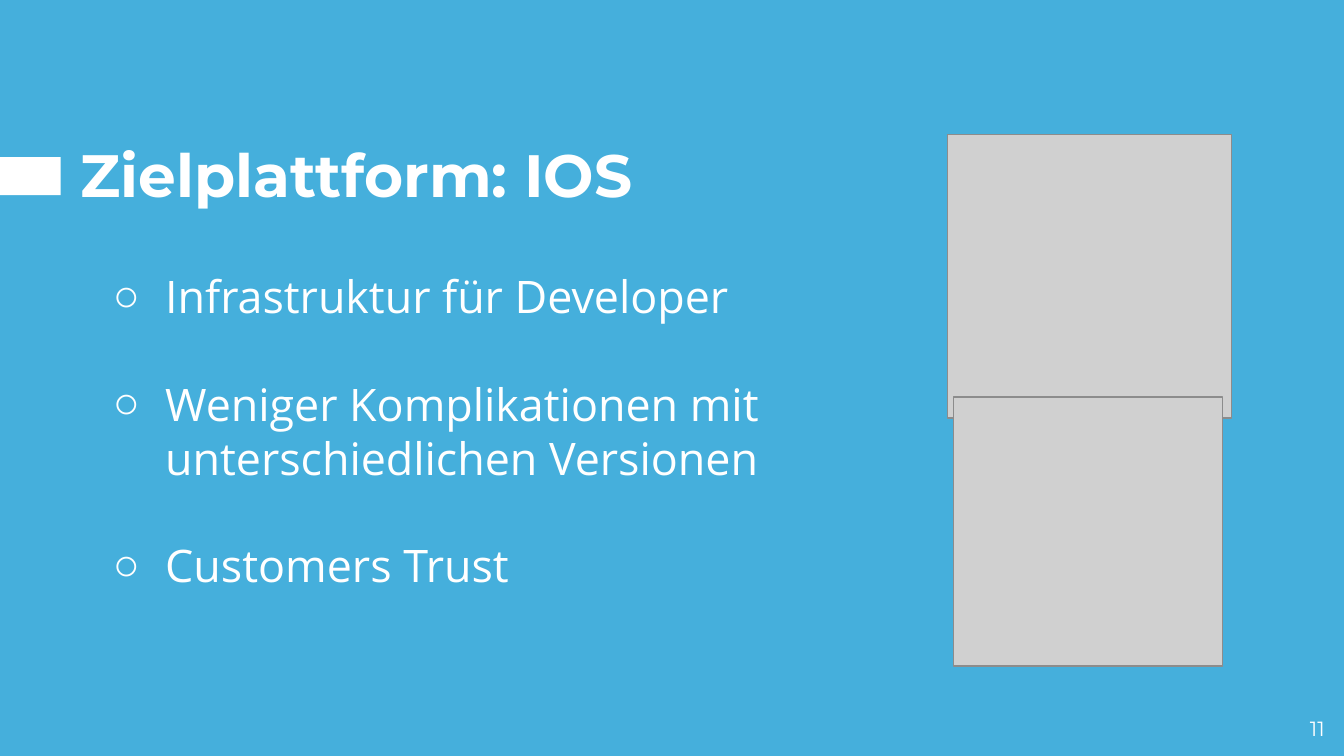
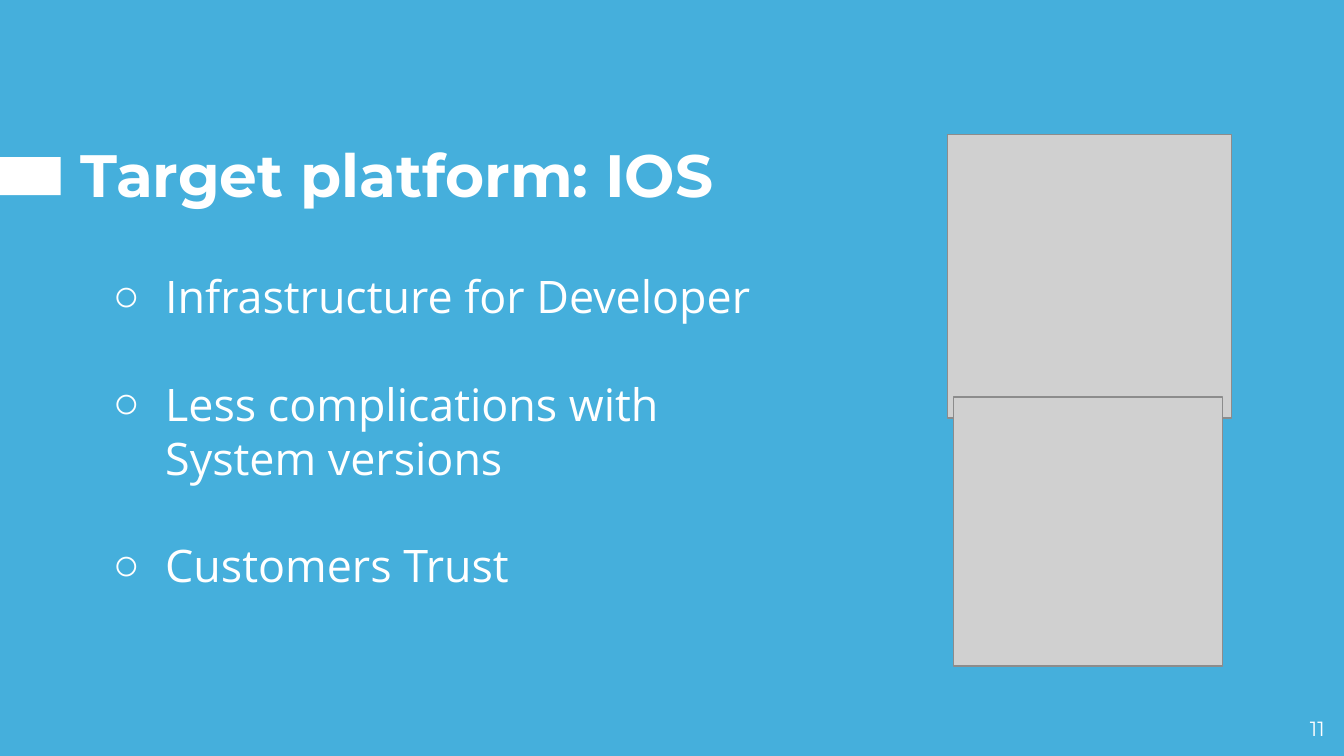
Before and after one commit to hakrrr/Giranimo, a slide deck: slide 11 of Presentation/Pitch.pptx. Drawn at 1344x756 pixels with LibreOffice and Linux fonts; fonts in the diff are those of the drawing; grey boxes stand for pictures. Boxes give left, top, right and bottom in pixels: in the first picture for what was removed or moved away, otherwise in the second. Text is boxed around its words. In the diff, an @@ line names an element or a change of style, - is before the commit and + after.

```diff
--- a/Presentation/Pitch.pptx
+++ b/Presentation/Pitch.pptx
@@ title at <box>81,152,713,209</box>: text changed @@
-Zielplattform: IOS
+Target platform: IOS
@@ text at <box>165,278,750,486</box>: text changed @@
-○ Infrastruktur für Developer
-○ Weniger Komplikationen mit unterschiedlichen Versionen
+○ Infrastructure for Developer
+○ Less complications with System versions
```
Also in this commit, not shown: 16 other slides changed.
